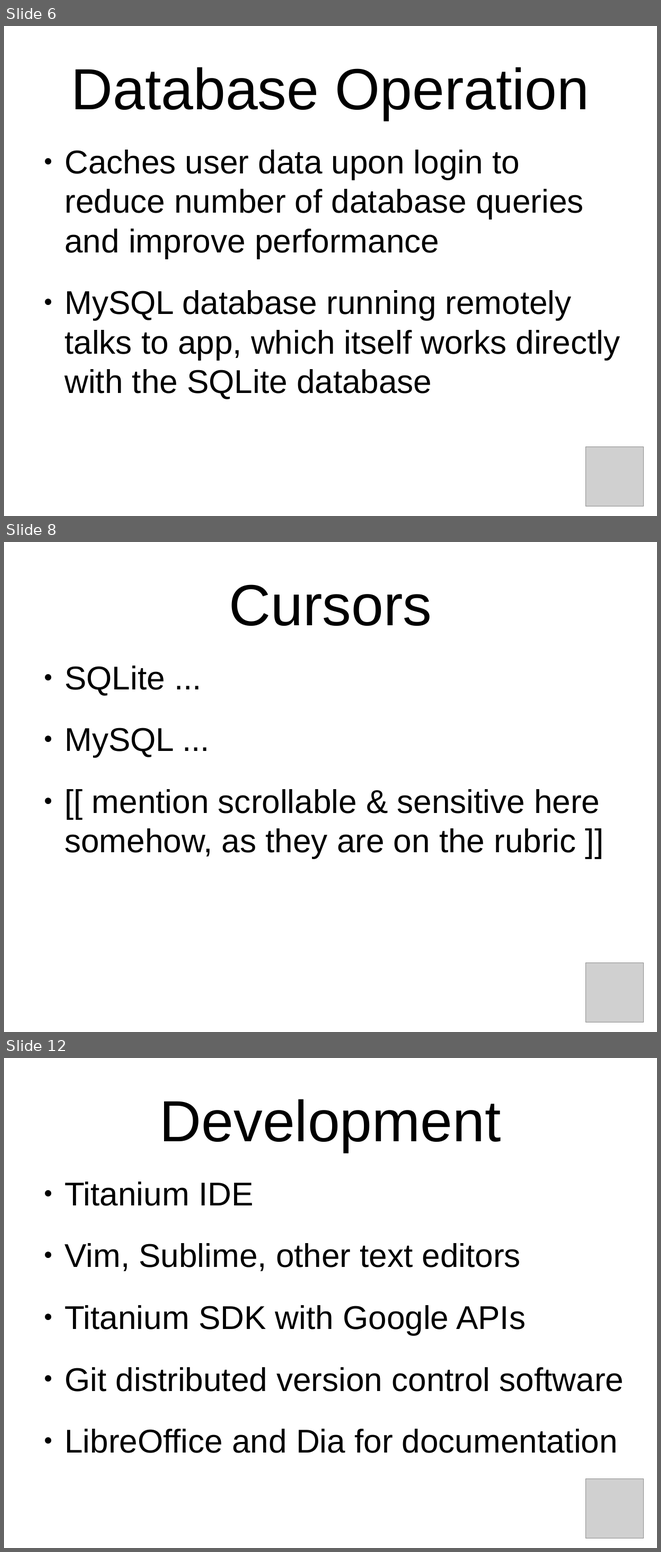
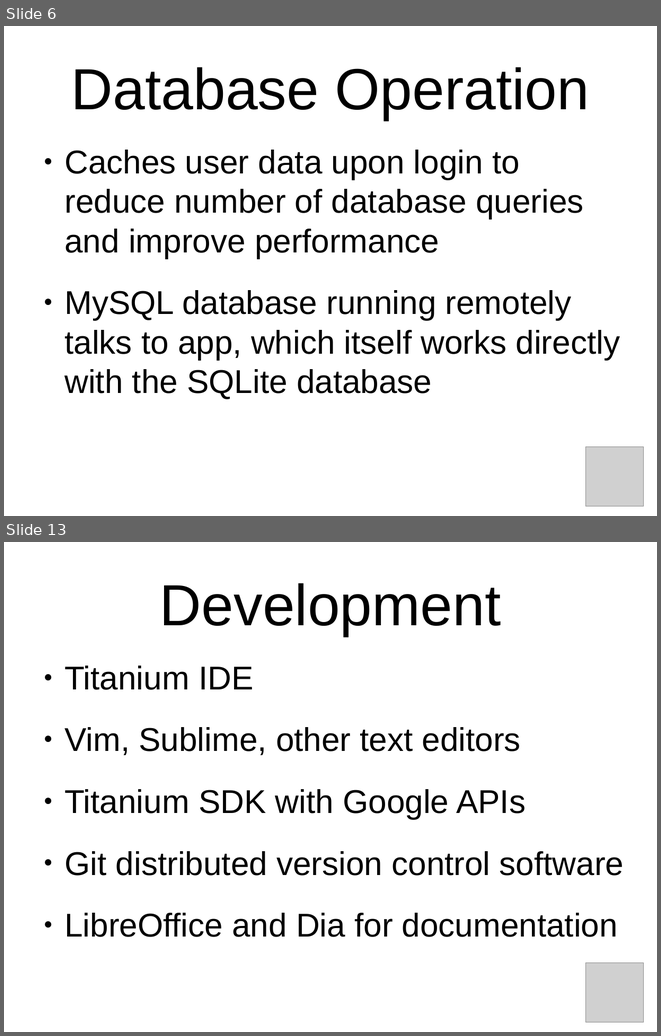
Before and after one commit to oddshocks/hivemind, a slide deck: docs/demo.odp. Shown one above the other, each under a label of ours: slides 6, 8 and 12 before the commit, slides 6 and 13 after it; the slides between them are not shown. The pictures are 661x1552 and 661x1036 pixels, drawn with LibreOffice and Linux fonts; fonts in the diff are those of the drawing; grey boxes stand for pictures; background and template pictures are left out. Boxes give left, top, right and bottom in pixels: in the first picture for what was removed or moved away, otherwise in the second. Text is boxed around its words. In the diff, an @@ line names an element or a change of style, - is before the commit and + after.

```diff
--- a/docs/demo.odp
+++ b/docs/demo.odp
@@ slide 8 removed at box(4, 542, 657, 1032), background picture (left out) @@
@@ title removed at box(229, 584, 432, 626) @@
-Cursors
@@ text removed at box(64, 665, 600, 858) @@
-● SQLite ...
-● MySQL ...
-● [[ mention scrollable & sensitive here somehow, as they are on the rubric ]]
@@ picture removed at box(586, 963, 644, 1022) @@
@@ what was slide 12 is now slide 13 @@
```
Also in this commit, not shown: 3 slides changed, 4 slides added, 2 other slides removed, 1 other file.
